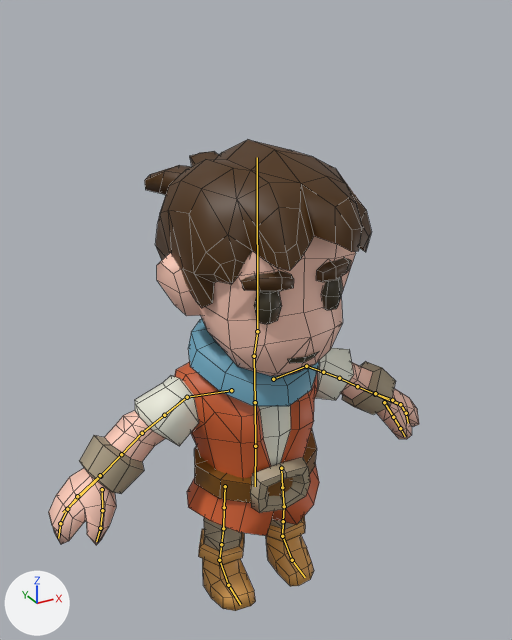
The Blender file scenes/character/character.blend as it was, and as the next commit left it.
Both versions are drawn from a 50 mm lens placed at (-1.22, -2.22, 2.36), pointed at (0.0, 0.0, 1.25). The lights are fixed; the arrows at lower left show +X, +Y and +Z. The bones that bend it are drawn over the model as lines. Mesh edges are drawn as thin lines.

Names of what the first picture shows: 'Character_mesh'.
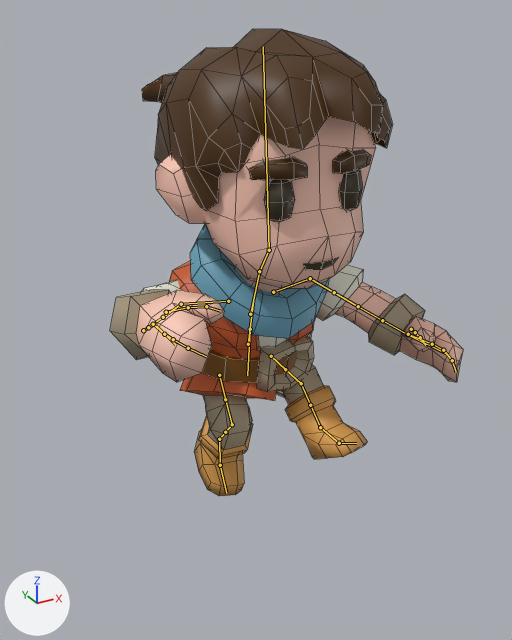
The newer file adds an action. The first version stands in its rest pose; the second is drawn at frame 5 of the action 'Boy_jump_mid'.

What the commit changed:
Bone 'c_root_master.x' (bone_c_root_master_x) moves from (0.0, 0.0, 0.0) to (0.0, 0.523, -0.078).
Bone 'c_root_master.x' (bone_c_root_master_x) turns from (0, 0, 0) to (6, 0, 0) degrees about its own x, y and z.
Bone 'c_root.x' (bone_c_root_x) turns from (0, 0, 0) to (-5, -13, 4) degrees about its own x, y and z.
Bone 'c_spine_01.x' (bone_c_spine_01_x) moves from (0.0, 0.0, 0.0) to (0.0, -0.009, 0.0).
Bone 'c_spine_master.x' (bone_c_spine_master_x) moves from (0.0, 0.0, 0.0) to (-0.023, -0.107, 0.017).
Bone 'c_spine_master.x' (bone_c_spine_master_x) turns from (0, 0, 0) to (16, 0, 0) degrees about its own x, y and z.
Bone 'c_head.x' (bone_c_head_x) turns from (0, 0, 0) to (-25, 0, 1) degrees about its own x, y and z.
Bone 'c_foot_ik.r' (bone_c_foot_ik_r) moves from (0.0, 0.0, 0.0) to (0.0, 0.031, 0.655).
Bone 'c_foot_ik.r' (bone_c_foot_ik_r) turns from (0, 0, 0) to (-39, -4, -5) degrees about its own x, y and z.
Bone 'c_foot_ik.l' (bone_c_foot_ik_l) moves from (0.0, 0.0, 0.0) to (0.0, 0.269, 0.743).
Bone 'c_foot_ik.l' (bone_c_foot_ik_l) turns from (0, 0, 0) to (34, 5, 6) degrees about its own x, y and z.
Bone 'c_arms_pole.l' (bone_c_arms_pole_l) moves from (0.0, 0.0, 0.0) to (-0.17, -0.611, -0.235).
Bone 'c_hand_ik.l' (bone_c_hand_ik_l) moves from (0.0, 0.0, 0.0) to (0.357, -0.128, 0.078).
Bone 'c_hand_ik.l' (bone_c_hand_ik_l) turns from (0, 0, 0) to (26, -39, -97) degrees about its own x, y and z.
Bone 'c_arms_pole.r' (bone_c_arms_pole_r) moves from (0.0, 0.0, 0.0) to (0.17, -0.611, -0.235).
Bone 'c_hand_ik.r' (bone_c_hand_ik_r) moves from (0.0, 0.0, 0.0) to (-0.294, -0.332, 0.275).
Bone 'c_hand_ik.r' (bone_c_hand_ik_r) turns from (0, 0, 0) to (25, 28, 109) degrees about its own x, y and z.

Boxes (x1, y1, x2, y2) around the edits, measured in the pictures (512 x 640 px):
'Character_mesh', posed: before (49, 140, 419, 611); after (110, 29, 463, 496)
